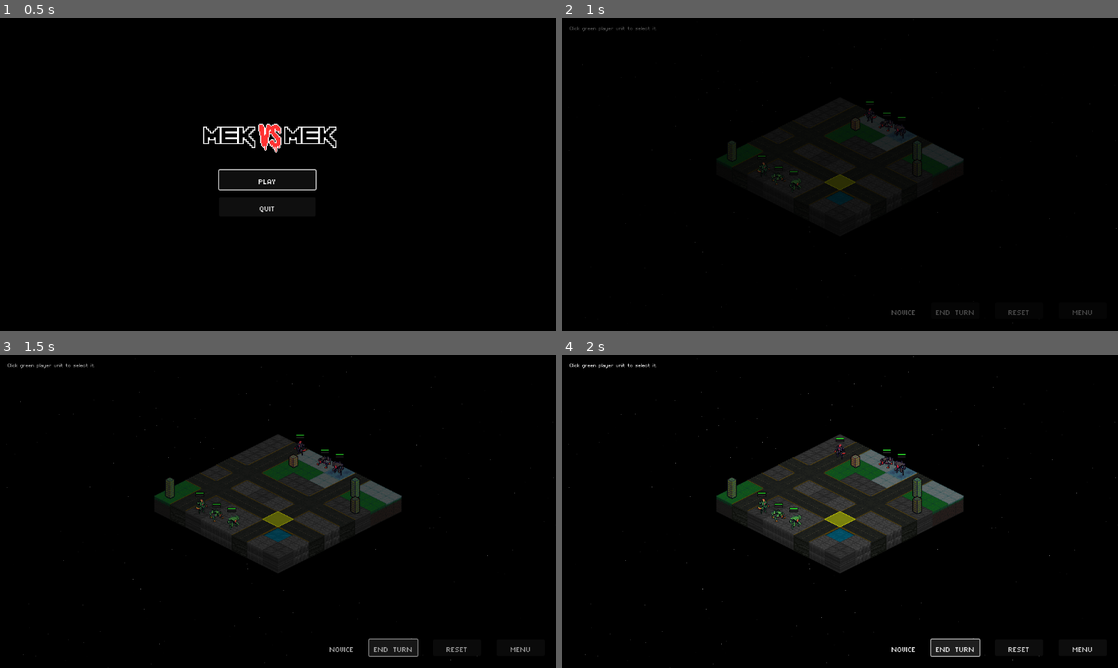
Above: before the commit, frames 1-4 (two rows, left to right).
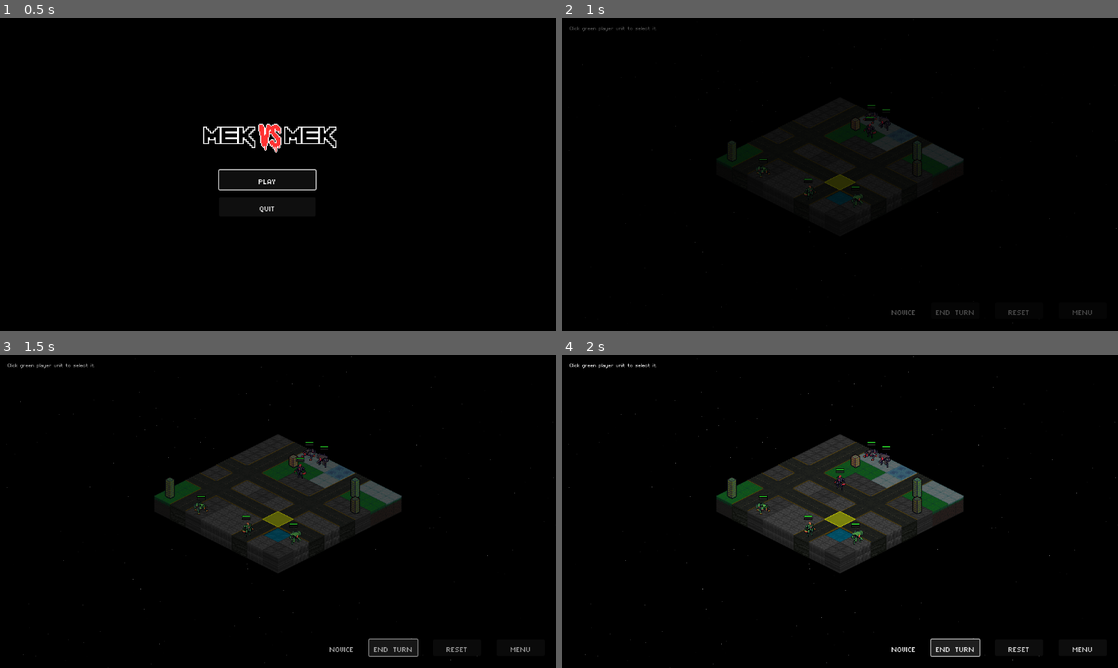
Above: after the commit, the same moments.

Repository: Tekknobot/Terrain
Game: Godot game, scene res://Scenes/TitleScreen.tscn
Same seed, same stepped clock (60 frames per second), same inputs: the game is played once before the commit and once after it. Sound files missing from this copy of the repository are replaced by a short silence.
Inputs:
- Up to frame 1 (0.5 s): no input
- Up to frame 2 (1 s): click "PLAY" at 0.5 s
- Up to frame 3 (1.5 s): click "END TURN" at 1.25 s
- Up to frame 4 (2 s): no input

Frame 1 is identical in both runs. In frame 2, 0.2% of the frame differs, in the area x 35-62%, y 26-60%; in frame 3, 0.5%; in frame 4, 0.7%, in the area x 34-62%, y 26-61%.

Commit message:
Update tinting.

Diff:
--- a/Scripts/TileMap.gd
+++ b/Scripts/TileMap.gd
@@ -428,43 +428,33 @@
 	_spawn_side(enemy_units, 0, false, used_tiles)
 
 func _spawn_side(units: Array[PackedScene], row: int, is_player: bool, used_tiles: Array[Vector2i]) -> void:
-	# 1) Decide how many to spawn: 4 at level 1, +1 per extra level.
 	var base := 3
 	var raw_spawn = base + max(GameData.current_level - 1, 0)
-
-	# Cap player spawns at 8 without using a ternary
 	var total_to_spawn = raw_spawn
 	if is_player:
 		total_to_spawn = min(raw_spawn, 8)
 
-	var count := units.size()
-	if count == 0:
-		return  # nothing to spawn
-
-	# 2) Build chosen_scenes[] by cycling through `units[]` in order:
+	if units.size() == 0:
+		return
+
 	var chosen_scenes := []
 	for i in range(total_to_spawn):
-		var idx := (next_spawn_index + i) % count
+		var idx := (next_spawn_index + i) % units.size()
 		chosen_scenes.append(units[idx])
-	# After picking them, advance next_spawn_index by total_to_spawn (wrapped):
-	next_spawn_index = (next_spawn_index + total_to_spawn) % count
-
-	# 3) Compute horizontal offsets so they’re centered in a block:
-	var spawn_count := chosen_scenes.size()
-	var start_x := int((grid_width - spawn_count) / 2)
-
-	for i in range(spawn_count):
-		var scene_to_spawn = chosen_scenes[i]
-		var x = clamp(start_x + i, 0, grid_width - 1)
-		var spawn_tile := Vector2i(x, row)
-
-		# 4) If that tile is invalid (out of bounds / water / occupied), find nearest land:
-		spawn_tile = _find_nearest_land(spawn_tile, used_tiles)
+	next_spawn_index = (next_spawn_index + total_to_spawn) % units.size()
+
+	# Define spawn region
+	var zone := Rect2i()
+	if is_player:
+		zone = Rect2i(0, grid_height - int(grid_height / 3), grid_width, int(grid_height / 3))
+	else:
+		zone = Rect2i(0, 0, grid_width, int(grid_height / 3))
+
+	for scene_to_spawn in chosen_scenes:
+		var spawn_tile = get_random_valid_tile_in_zone(zone, used_tiles)
 		if spawn_tile == Vector2i(-1, -1):
-			# Could not find a valid spot → skip.
 			continue
 
-		# 5) Instantiate and configure the unit:
 		var unit_instance = scene_to_spawn.instantiate()
 		unit_instance.global_position = to_global(map_to_local(spawn_tile)) + Vector2(0, unit_instance.Y_OFFSET)
 		unit_instance.set_team(is_player)
@@ -480,16 +470,36 @@
 
 		unit_instance.set_meta("scene_path", scene_to_spawn.resource_path)
 		add_child(unit_instance)
+
 		if is_player:
 			var sprite = unit_instance.get_node_or_null("AnimatedSprite2D")
 			if sprite:
 				sprite.flip_h = true
 
 		used_tiles.append(spawn_tile)
-		print("Spawned unit ", unit_instance.name,
-			  " at tile: ", spawn_tile,
-			  " (team=", is_player, "), unit_id=", unit_instance.unit_id)
-	# end for
+		print("Spawned unit ", unit_instance.name, " at tile: ", spawn_tile)
+
+func get_random_valid_tile_in_zone(zone: Rect2i, used_tiles: Array[Vector2i]) -> Vector2i:
+	var tries := 100
+	while tries > 0:
+		var x = randi_range(zone.position.x, zone.position.x + zone.size.x - 1)
+		var y = randi_range(zone.position.y, zone.position.y + zone.size.y - 1)
+		var tile = Vector2i(x, y)
+
+		if not is_within_bounds(tile):
+			continue
+		if is_water_tile(tile):
+			continue
+		if is_tile_occupied(tile):
+			continue
+		if used_tiles.has(tile):
+			continue
+
+		return tile
+		tries -= 1
+
+	push_warning("⚠ Could not find valid spawn in zone.")
+	return Vector2i(-1, -1)
 
 func _spawn_unit(scene: PackedScene, tile: Vector2i, is_player: bool, used_tiles: Array[Vector2i]) -> void:
 	var spawn_tile = _find_nearest_land(tile, used_tiles)
@@ -2198,6 +2208,7 @@
 			if sp:
 				sp.flip_h = true
 		else:
+			#Enemy tint
 			unit_instance.get_child(0).modulate = Color8(255, 110, 255)
 
 		print("Imported unit", unit_instance.name, "with unit_id =", uid)
--- a/Scripts/Unit.gd
+++ b/Scripts/Unit.gd
@@ -136,8 +136,16 @@
 
 func _process(delta):
 	update_z_index()
-	_update_tile_pos()  # Ensure tile_pos is current
+	_update_tile_pos()
 	check_water_status()
+
+	# Player tint based on moves left
+	if is_player:
+		if has_attacked:
+			get_child(0).self_modulate = Color(0.4, 0.4, 0.4, 1)  # Dim gray for used unit
+		elif has_moved:
+			get_child(0).self_modulate = Color(1, 0.6, 0.6, 1)    # Light red for moved
+
 
 func _update_tile_pos():
 	var tilemap = get_tree().get_current_scene().get_node("TileMap")
@@ -968,11 +976,8 @@
 			sprite.material = sprite.get_meta("saved_material")
 			sprite.remove_meta("saved_material")
 
-		has_moved = true
-		has_attacked = true
-
-		# 6) Restore the previously grabbed modulate:
-		sprite.modulate = Color(0.4, 0.4, 0.4, 1)
+		# 6) Set modulation tint:
+		sprite.modulate = prior_modulate
 
 
 
